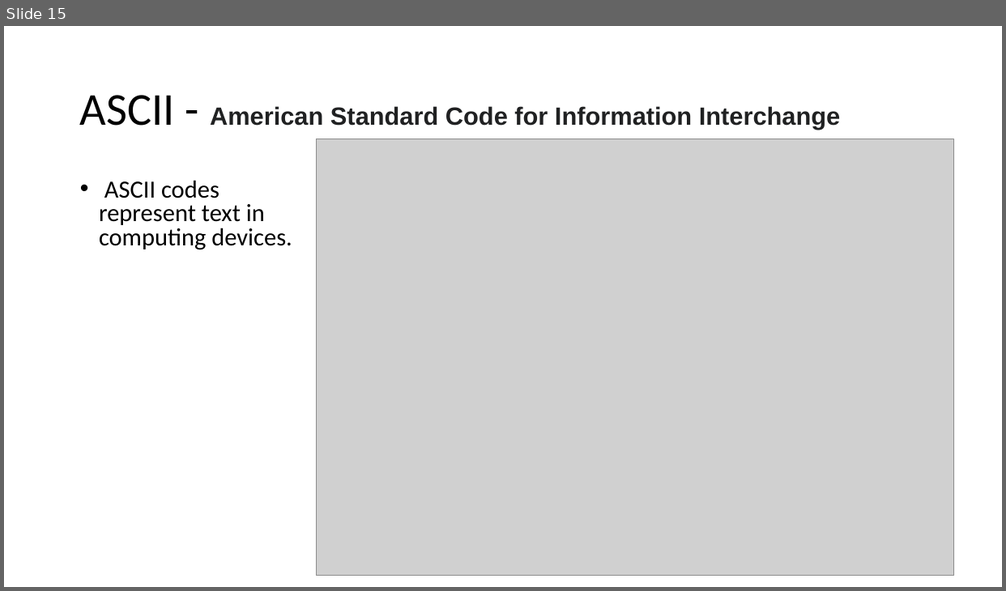
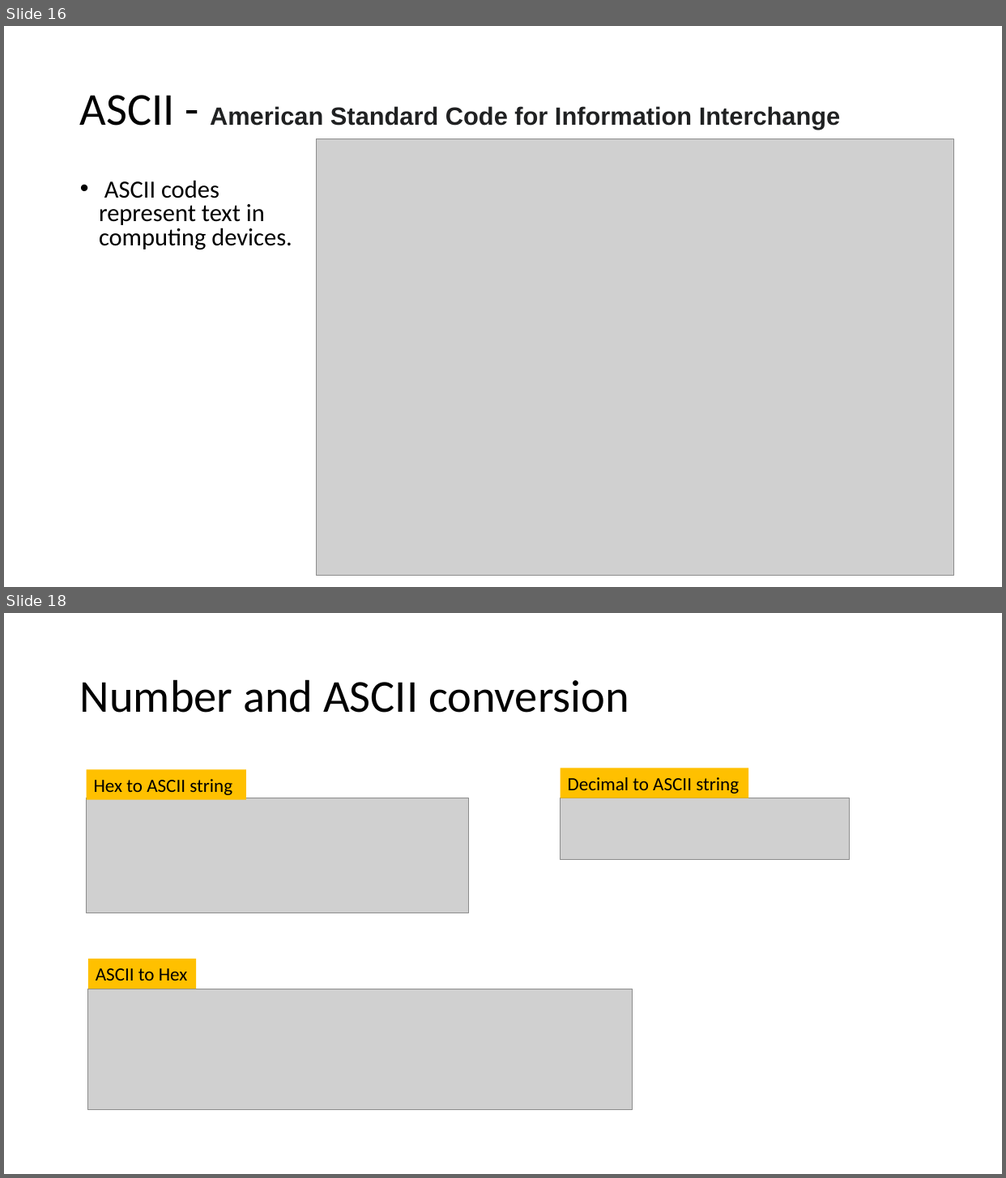
Before and after one commit to frankwxu/digital-forensics-lab, a slide deck: Basic_Computer_Skills_for_Forensics/0_Number_Systems.pptx. Shown one above the other, each under a label of ours: slide 15 before the commit, slides 16 and 18 after it; the slides between them are not shown. The pictures are 1006x591 and 1006x1178 pixels, drawn with LibreOffice and Linux fonts; fonts in the diff are those of the drawing; grey boxes stand for pictures; background and template pictures are left out. Boxes give left, top, right and bottom in pixels: in the first picture for what was removed or moved away, otherwise in the second. Text is boxed around its words. In the diff, an @@ line names an element or a change of style, - is before the commit and + after.

```diff
--- a/Basic_Computer_Skills_for_Forensics/0_Number_Systems.pptx
+++ b/Basic_Computer_Skills_for_Forensics/0_Number_Systems.pptx
@@ slide 18 added at bbox=[4, 613, 1002, 1174], background #FFFFFF @@
@@ title added at bbox=[80, 679, 629, 713], 44 pt, text #000000 @@
+Number and ASCII conversion
@@ rectangle added at bbox=[87, 769, 246, 799], fill #FFC000, 18 pt, text #000000 @@
+Hex to ASCII string
@@ rectangle added at bbox=[560, 768, 749, 798], fill #FFC000, 18 pt, text #000000 @@
+Decimal to ASCII string
@@ picture added at bbox=[87, 798, 468, 914] @@
@@ picture added at bbox=[560, 798, 849, 860] @@
@@ rectangle added at bbox=[88, 959, 196, 989], fill #FFC000, 18 pt, text #000000 @@
+ASCII to Hex
@@ picture added at bbox=[88, 989, 633, 1110] @@
@@ what was slide 15 is now slide 16 @@
```
Also in this commit, not shown: 8 slides changed, 5 other slides added, 8 other files.
